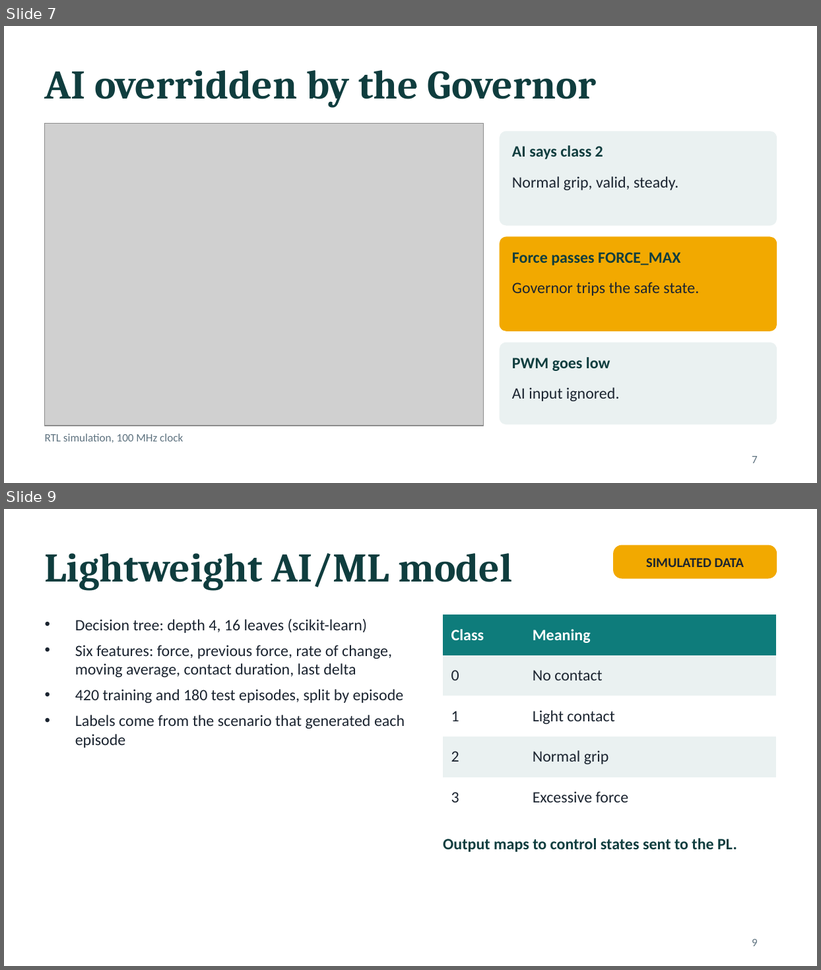
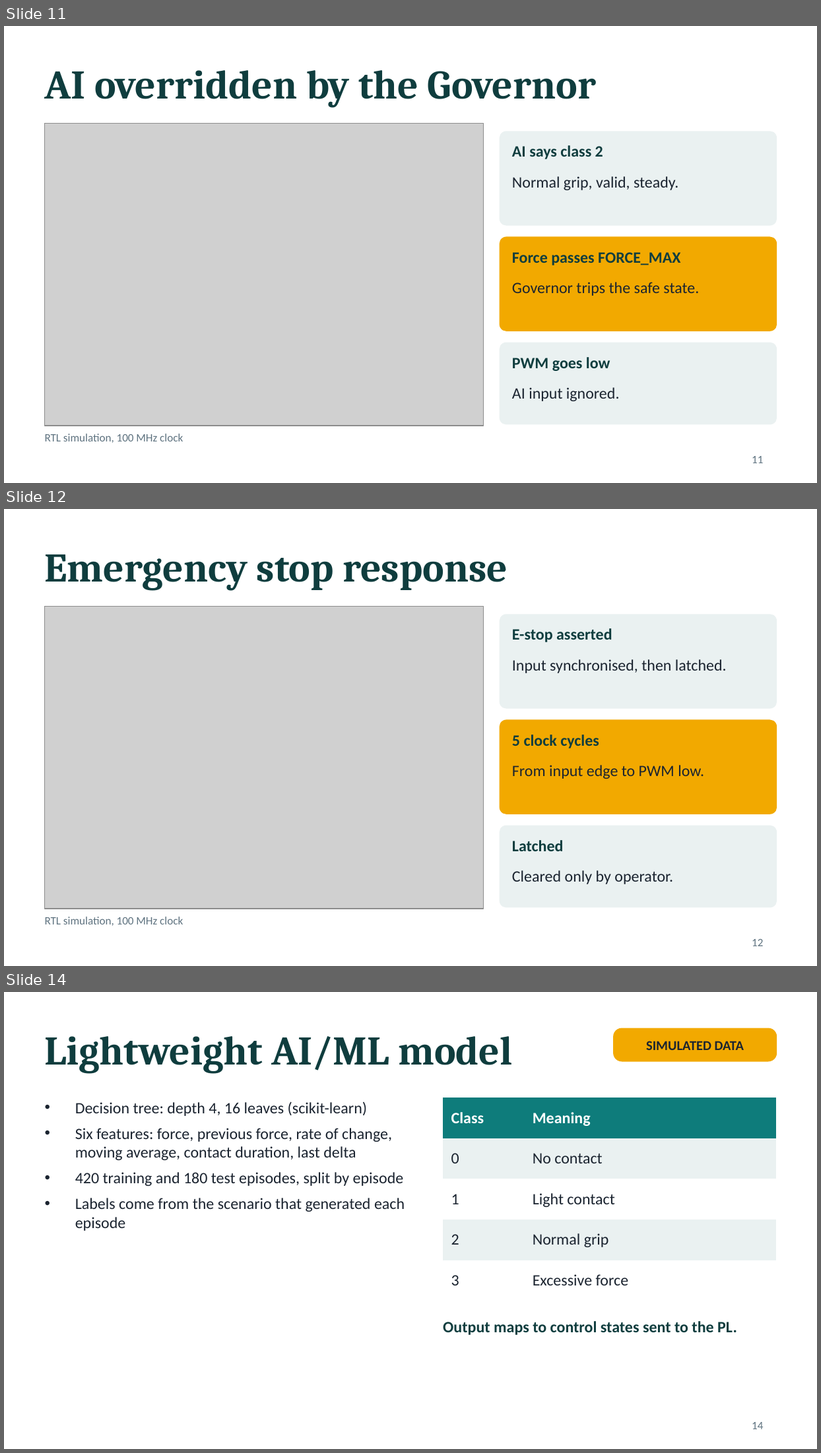
Before and after one commit to sanjiv283/tactile-reflex-system, a slide deck: docs/tactile_reflex_system.pptx. Shown one above the other, each under a label of ours: slides 7 and 9 before the commit, slides 11, 12 and 14 after it; the slides between them are not shown. The pictures are 821x970 and 821x1453 pixels, drawn with LibreOffice and Linux fonts; fonts in the diff are those of the drawing; grey boxes stand for pictures. Boxes give left, top, right and bottom in pixels: in the first picture for what was removed or moved away, otherwise in the second. Text is boxed around its words. In the diff, an @@ line names an element or a change of style, - is before the commit and + after.

```diff
--- a/docs/tactile_reflex_system.pptx
+++ b/docs/tactile_reflex_system.pptx
@@ slide 12 added at (4,509,817,966), background #FFFFFF @@
@@ title added at (45,555,508,591), 36 pt, text #0F3D3E, bold @@
+Emergency stop response
@@ picture added at (45,607,484,909) @@
@@ rounded rectangle added at (500,615,776,708), fill #EAF1F1, outline #EAF1F1 1 pt @@
@@ text added at (512,628,612,642), 14 pt, text #0F3D3E, bold @@
+E-stop asserted
@@ text added at (512,659,727,673), 14 pt, text #1B2430 @@
+Input synchronised, then latched.
@@ rounded rectangle added at (500,720,776,814), fill #F2A900, outline #F2A900 1 pt @@
@@ text added at (512,735,599,749), 14 pt, text #0F3D3E, bold @@
+5 clock cycles
@@ text added at (512,765,704,779), 14 pt, text #1B2430 @@
+From input edge to PWM low.
@@ rounded rectangle added at (500,826,776,908), fill #EAF1F1, outline #EAF1F1 1 pt @@
@@ text added at (512,840,564,852), 14 pt, text #0F3D3E, bold @@
+Latched
@@ text added at (512,871,673,885), 14 pt, text #1B2430 @@
+Cleared only by operator.
@@ text added at (45,917,183,926), 10 pt, text #5F7380 @@
+RTL simulation, 100 MHz clock
@@ page number added at (752,939,763,947), 10 pt, text #5F7380 @@
+12
@@ what was slide 7 is now slide 11 @@
@@ page number at (752,456,763,464): text changed @@
-7
+11
@@ what was slide 9 is now slide 14 @@
@@ page number at (752,1422,763,1430): text changed @@
-9
+14
```
Also in this commit, not shown: 1 slide changed, 4 other slides added, 8 other files.
